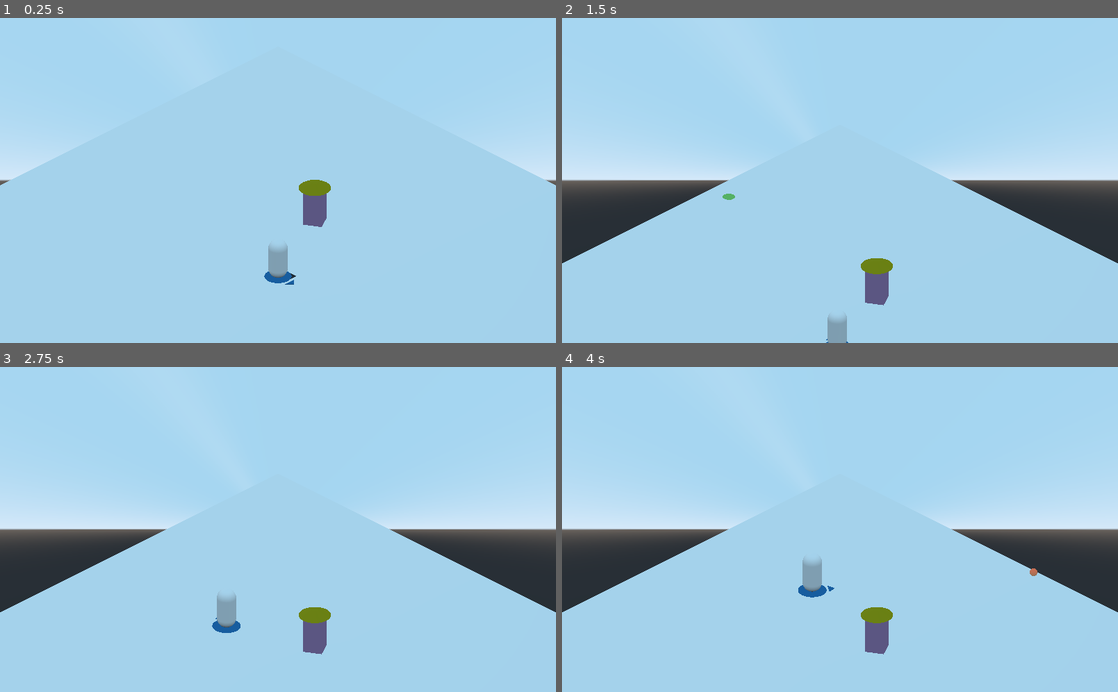
Above: before the commit, frames 1-4 (two rows, left to right).
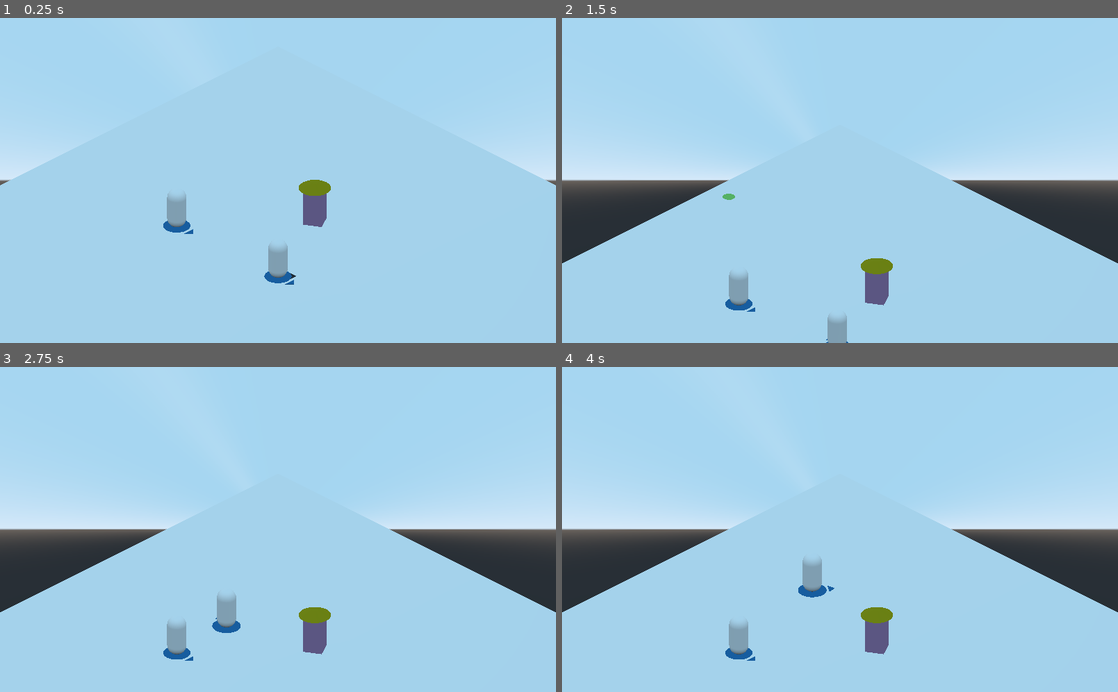
Above: after the commit, the same moments.

Repository: 2BytesGoat/godot-games
Game: Godot game, scene res://World.tscn
Two runs of this game, one before a commit and one after it. Both use one fixed random seed, a clock stepped at 60 frames per second and the inputs below.
Inputs (mouse positions are in pixels of both pictures, inside the frame that each line leads up to):
- Up to frame 1 (0.25 s): no input
- Up to frame 2 (1.5 s): move the mouse to (962, 164) at 0.52 s; tap Q (cast_spell_1) at 0.6 s; tap Enter at 1.25 s; move the mouse to (728, 196) at 1.27 s; right-click (728, 196) at 1.35 s
- Up to frame 3 (2.75 s): move the mouse to (333, 458) at 2.02 s; tap Q (cast_spell_1) at 2.1 s
- Up to frame 4 (4 s): move the mouse to (812, 594) at 2.77 s; right-click (812, 594) at 2.85 s; move the mouse to (1006, 578) at 3.52 s; tap Q (cast_spell_1) at 3.6 s

The runs differ from the first frame. In frame 1, 0.4% of the frame differs, in the area x 29-35%, y 54-67%; in frame 2, 0.4%; in frame 3, 0.4%; in frame 4, 0.4%, in the area x 29-86%, y 61-91%.

Commit message:
Add projectile push

Diff:
--- a/IHasMagic/Player/Player.tscn
+++ b/IHasMagic/Player/Player.tscn
@@ -65,4 +65,4 @@
 transform = Transform( 1, 0, 0, 0, 1, 0, 0, 0, 1, 0, 2.27457, 0 )
 
 [node name="Position3D" type="Position3D" parent="Weapon"]
-transform = Transform( 1, 0, 0, 0, 1, 0, 0, 0, 1, 0, 0, 1 )
+transform = Transform( 1, 0, 0, 0, 1, 0, 0, 0, 1, 0, 0, 1.25242 )
--- a/IHasMagic/Spells/Projectile.gd
+++ b/IHasMagic/Spells/Projectile.gd
@@ -3,7 +3,11 @@
 export var travel_speed = 50
 export var lifetime = 1.5
 
+var launch_origin
 var death_timer
+
+func _ready():
+	launch_origin = global_transform.origin
 
 func launch():
 	death_timer = Timer.new()
@@ -13,3 +17,9 @@
 
 	set_as_toplevel(true)
 	apply_central_impulse(-transform.basis.z * travel_speed)
+
+func _on_Projectile_body_entered(body):
+	if body is KinematicBody:
+		var direction = body.transform.origin - launch_origin
+		body.move_and_slide(direction.normalized() * travel_speed * 2, Vector3.UP)
+	queue_free()
--- a/IHasMagic/Spells/Projectile.tscn
+++ b/IHasMagic/Spells/Projectile.tscn
@@ -19,6 +19,8 @@
 extents = Vector3( 0.3, 0.3, 0.3 )
 
 [node name="Projectile" type="RigidBody"]
+contacts_reported = 1
+contact_monitor = true
 script = ExtResource( 1 )
 
 [node name="MeshInstance" type="MeshInstance" parent="."]
@@ -27,3 +29,4 @@
 
 [node name="CollisionShape" type="CollisionShape" parent="."]
 shape = SubResource( 3 )
+[connection signal="body_entered" from="." to="." method="_on_Projectile_body_entered"]
--- a/IHasMagic/World.tscn
+++ b/IHasMagic/World.tscn
@@ -34,6 +34,9 @@
 
 [node name="Level" type="Navigation" parent="."]
 
+[node name="Player2" parent="Level" instance=ExtResource( 5 )]
+transform = Transform( 1, 0, 0, 0, 1, 0, 0, 0, 1, 0, 0, -11 )
+
 [node name="Player" parent="Level" instance=ExtResource( 5 )]
 transform = Transform( 1, 0, 0, 0, 1, 0, 0, 0, 1, 0, 0, 0 )
 
